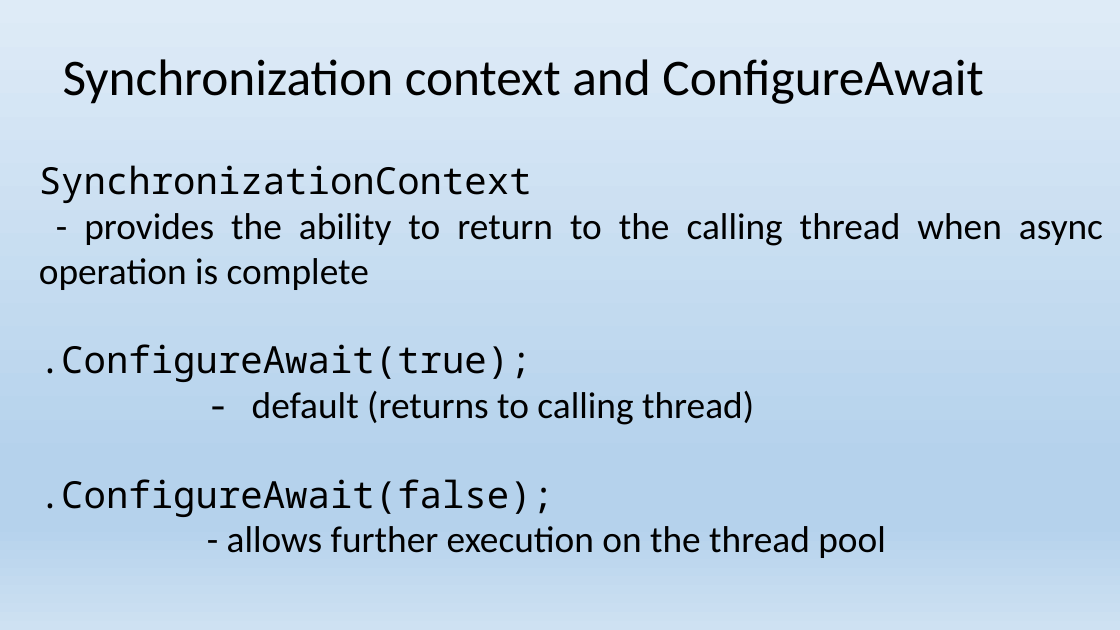
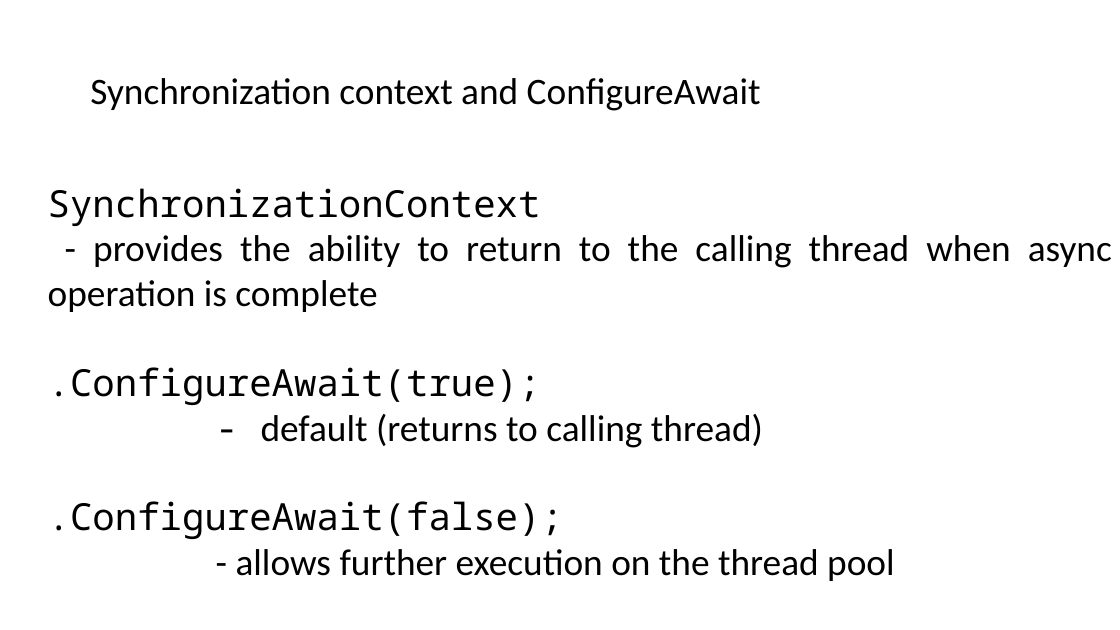
Before and after one commit to EPilyaev/WPFOptimizations, a slide deck: slide 8 of WPF Optimizations.pptx (slide 7 before the commit). Drawn at 1120x630 pixels with LibreOffice and Linux fonts; fonts in the diff are those of the drawing; background and template pictures are left out. Boxes give left, top, right and bottom in pixels: in the first picture for what was removed or moved away, otherwise in the second. Text is boxed around its words. In the diff, an @@ line names an element or a change of style, - is before the commit and + after.

Commit message:
Change presentation style to DA

```diff
--- a/WPF Optimizations.pptx
+++ b/WPF Optimizations.pptx
@@ background gradient #DEEBF7 to #B5D2EC to #CEE1F2 to #FFFFFF @@
@@ title "Synchronization context and ConfigureAwait": place and size @@
-title "Synchronization context and ConfigureAwait" at <box>63,59,983,104</box>
+title "Synchronization context and ConfigureAwait" at <box>90,78,761,111</box>
@@ title "Synchronization context and ConfigureAwait" at <box>90,78,761,111</box>: size 44 to 32 pt; line spacing 0.9 to 0.96; vertical alignment middle to top @@
@@ text "SynchronizationContext": place and size @@
-text "SynchronizationContext" at <box>39,165,1103,558</box>
+text "SynchronizationContext" at <box>48,188,1112,581</box>
```
Also in this commit, not shown: 27 other slides changed, 1 slide added.
